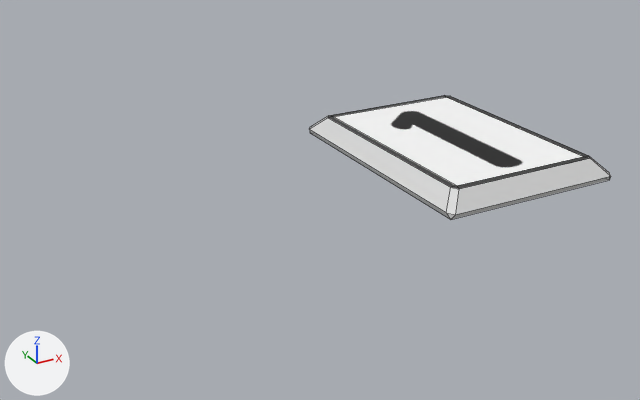
An edit to the FBX model Res/IntDisplay.fbx, drawn before and after from the same camera.
Both versions are drawn from a camera (50 mm lens) standing at (-4.53, -5.87, 2.6) and looking at (-1.34, -0.07, -0.3). Every picture has the same lights, and +X, +Y and +Z are marked at lower left. Mesh edges are drawn as thin lines. Where no turn or scale is listed for an object, it has been applied to the vertices. Vertices at the same position are counted once.

Names of what the first picture shows: '平面.001'.
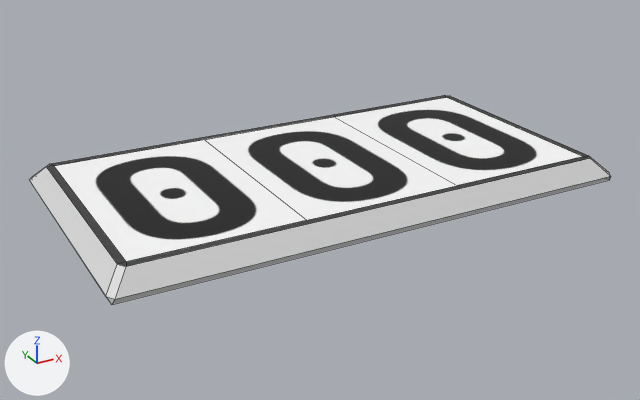
What differs and where, as boxes (x1, y1, x2, y2) in the pictures (640 x 400 px; the box of a moved part takes in the faces that stretch with it):
'平面.001', reshaped (92% wider, 67% taller)
    before: (309, 95, 611, 220)
    after: (29, 95, 611, 305)
part 1 of me_平面_003, moved or reshaped
    before: (309, 96, 585, 220)
    after: (29, 96, 585, 305)
part 2 of me_平面_003, surface changed
    both: (334, 97, 583, 186)

What changed in the scene script:
```text
Change me_平面_003:
    used by ob_平面_001; location = (0.0, 0.0, 0.0)
    remove me_平面_003.from_pydata(...)  # 24 vertices, 26 faces; spans x -0.82..0.82, y -1.13..1.13, z -0.18..0.0
    add me_平面_003.from_pydata(...)  # 42 vertices, 31 faces; spans x -3.39..0.82, y -1.13..1.13, z -0.18..0.0
    me_平面_003 part 1
    10 vertices are removed from x -0.82..-0.66, y -1.13..1.13, z -0.18..0.0
    16 faces are deleted
    19 vertices are added at x -3.39..0.64, y -1.13..1.13, z -0.18..0.0
    9 new vertices lie (0.0, 1.88, 0.0) away from vertices in x -3.21..0.64, y -0.94, z -0.05..0.0
    21 new faces join them
    me_平面_003 part 2: 1 kept faces spanning x -0.64..0.64, y -0.94..0.94, z 0.0 get new texture (UV) coordinates
```
